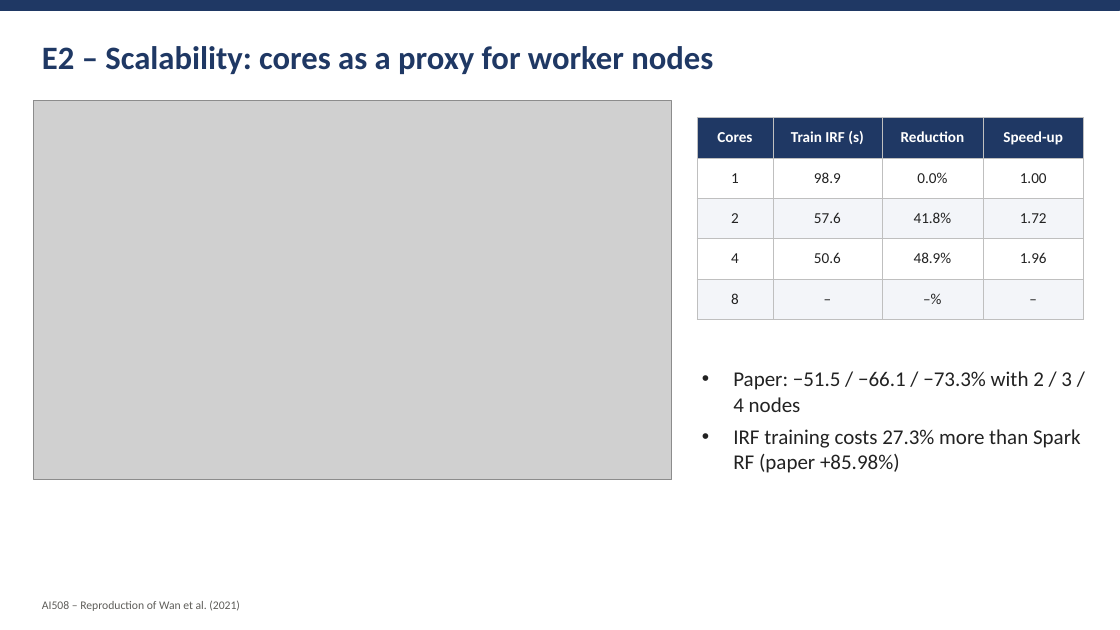
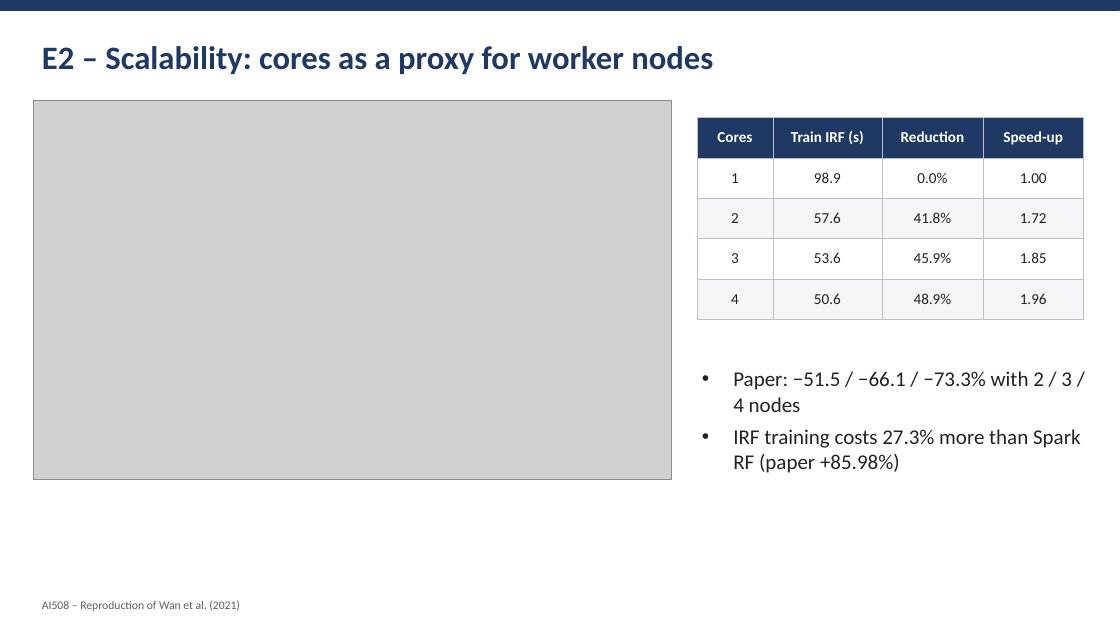
Before and after one commit to amnaaljasmi701/ai508-bearing-irf-reproduction, a slide deck: slide 8 of report/AI508_A2_Presentation.pptx. Drawn at 1120x630 pixels with LibreOffice and Linux fonts; fonts in the diff are those of the drawing; grey boxes stand for pictures. Boxes give left, top, right and bottom in pixels: in the first picture for what was removed or moved away, otherwise in the second. Text is boxed around its words. In the diff, an @@ line names an element or a change of style, - is before the commit and + after.

```diff
--- a/report/AI508_A2_Presentation.pptx
+++ b/report/AI508_A2_Presentation.pptx
@@ table at [697,118,1084,308] @@
+row 4: 3 | 53.6 | 45.9% | 1.85
-row 5: 8 | – | –% | –
```
Also in this commit, not shown: 2 other slides changed, 3 other files.
